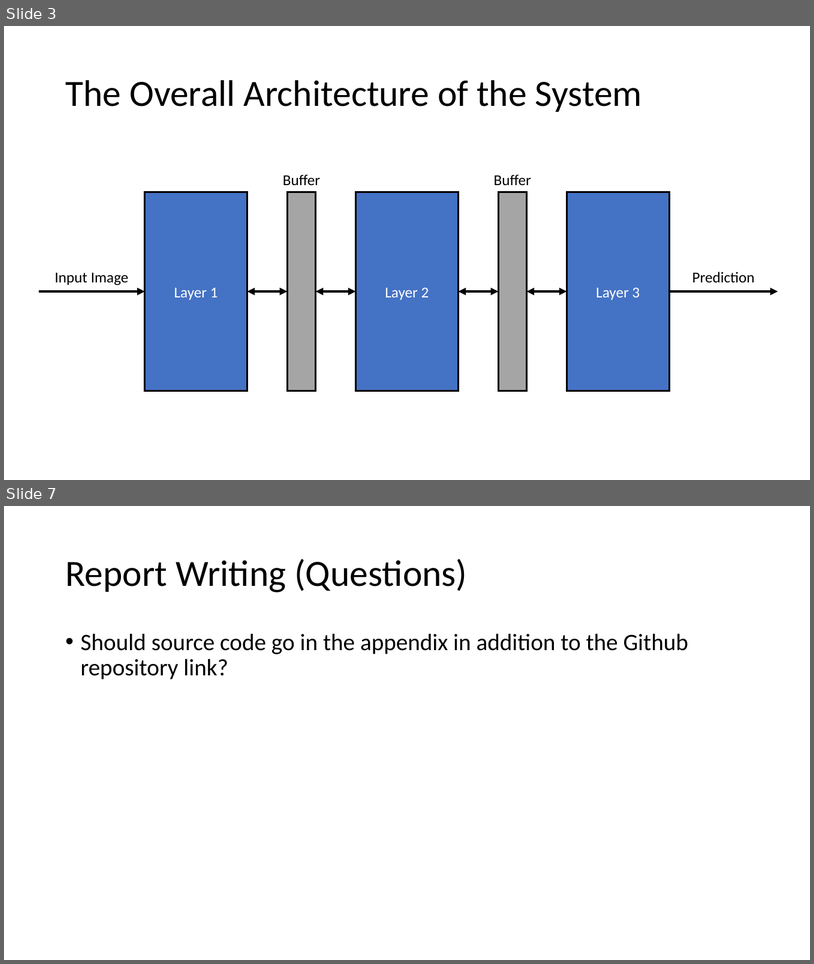
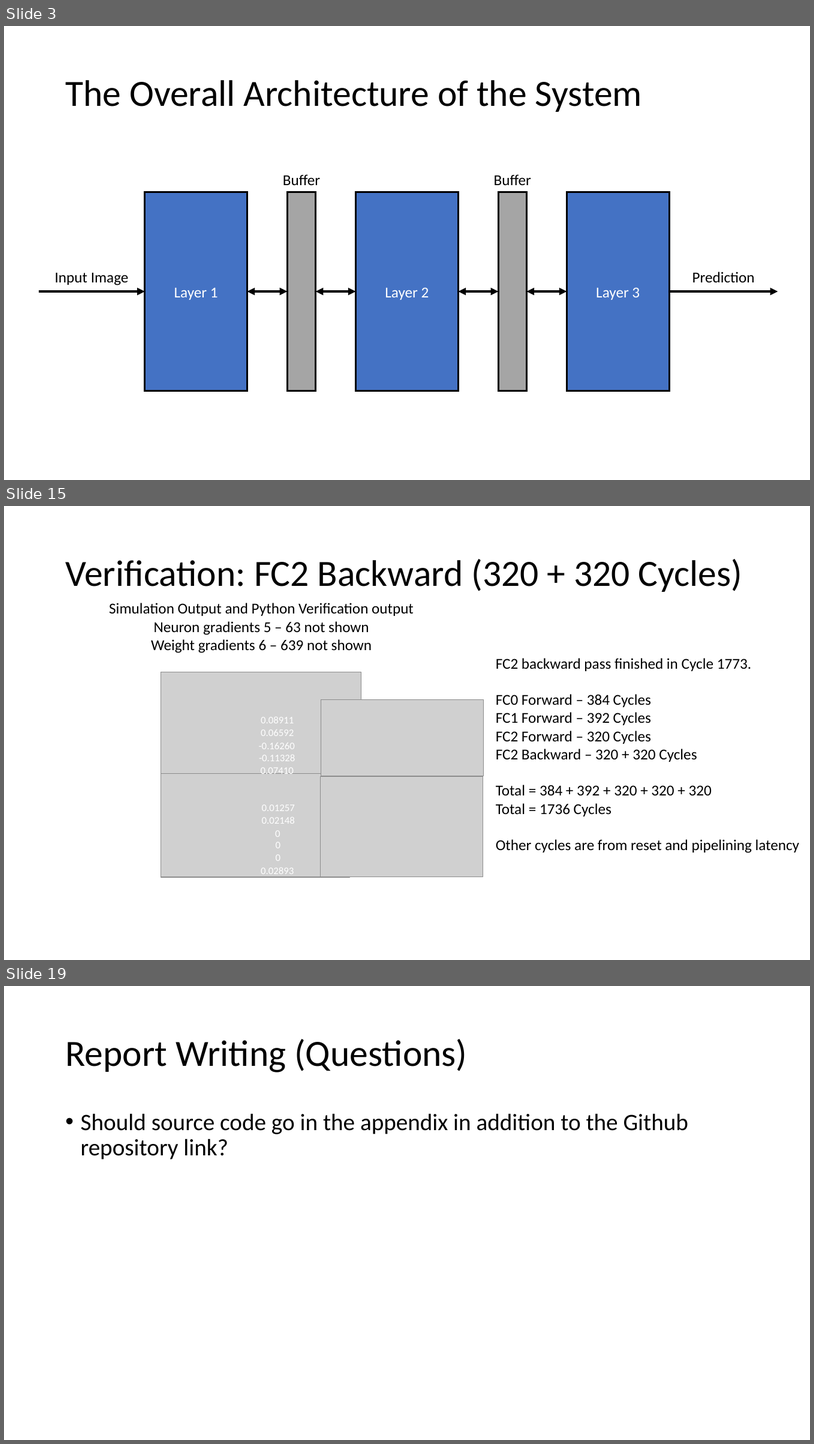
Before and after one commit to erikgroving/NeuralNetworkHardwareAccelerator, a slide deck: WeeklyPresentations/update10_05_26.pptx. Shown one above the other, each under a label of ours: slides 3 and 7 before the commit, slides 3, 15 and 19 after it; the slides between them are not shown. The pictures are 814x964 and 814x1444 pixels, drawn with LibreOffice and Linux fonts; fonts in the diff are those of the drawing; grey boxes stand for pictures. Boxes give left, top, right and bottom in pixels: in the first picture for what was removed or moved away, otherwise in the second. Text is boxed around its words. In the diff, an @@ line names an element or a change of style, - is before the commit and + after.

```diff
--- a/WeeklyPresentations/update10_05_26.pptx
+++ b/WeeklyPresentations/update10_05_26.pptx
@@ slide 15 added at bbox=[4, 506, 810, 960], background #FFFFFF @@
@@ title added at bbox=[65, 559, 743, 592], 44 pt, text #000000 @@
+Verification: FC2 Backward (320 + 320 Cycles)
@@ text added at bbox=[109, 603, 414, 653], 18 pt, text #000000 @@
+Simulation Output and Python Verification output
+Neuron gradients 5 – 63 not shown
+Weight gradients 6 – 639 not shown
@@ text added at bbox=[496, 658, 800, 853], 18 pt, text #000000 @@
+FC2 backward pass finished in Cycle 1773.
+FC0 Forward – 384 Cycles
+FC1 Forward – 392 Cycles
+FC2 Forward – 320 Cycles
+FC2 Backward – 320 + 320 Cycles
+Total = 384 + 392 + 320 + 320 + 320
+Total = 1736 Cycles
+Other cycles are from reset and pipelining latency
@@ picture added at bbox=[161, 672, 361, 775] @@
@@ picture added at bbox=[321, 700, 485, 776] @@
@@ text added at bbox=[261, 717, 294, 723], 12 pt, text #FFFFFF @@
+0.08911
@@ text added at bbox=[261, 729, 294, 736], 12 pt, text #FFFFFF @@
+0.06592
@@ text added at bbox=[259, 742, 295, 749], 12 pt, text #FFFFFF @@
+-0.16260
@@ text added at bbox=[259, 754, 295, 761], 12 pt, text #FFFFFF @@
+-0.11328
@@ picture added at bbox=[161, 774, 350, 877] @@
@@ text added at bbox=[261, 768, 294, 774], 12 pt, text #FFFFFF @@
+0.07410
@@ picture added at bbox=[320, 777, 483, 877] @@
@@ text added at bbox=[262, 805, 295, 811], 12 pt, text #FFFFFF @@
+0.01257
@@ text added at bbox=[262, 817, 295, 823], 12 pt, text #FFFFFF @@
+0.02148
@@ text added at bbox=[275, 831, 280, 837], 12 pt, text #FFFFFF @@
+0
@@ text added at bbox=[276, 842, 281, 848], 12 pt, text #FFFFFF @@
+0
@@ text added at bbox=[276, 855, 281, 861], 12 pt, text #FFFFFF @@
+0
@@ text added at bbox=[261, 867, 294, 877], 12 pt, text #FFFFFF @@
+0.02893
@@ what was slide 7 is now slide 19 @@
```
Also in this commit, not shown: 3 slides changed, 12 other slides added, 1 slide removed, 4 other files.
